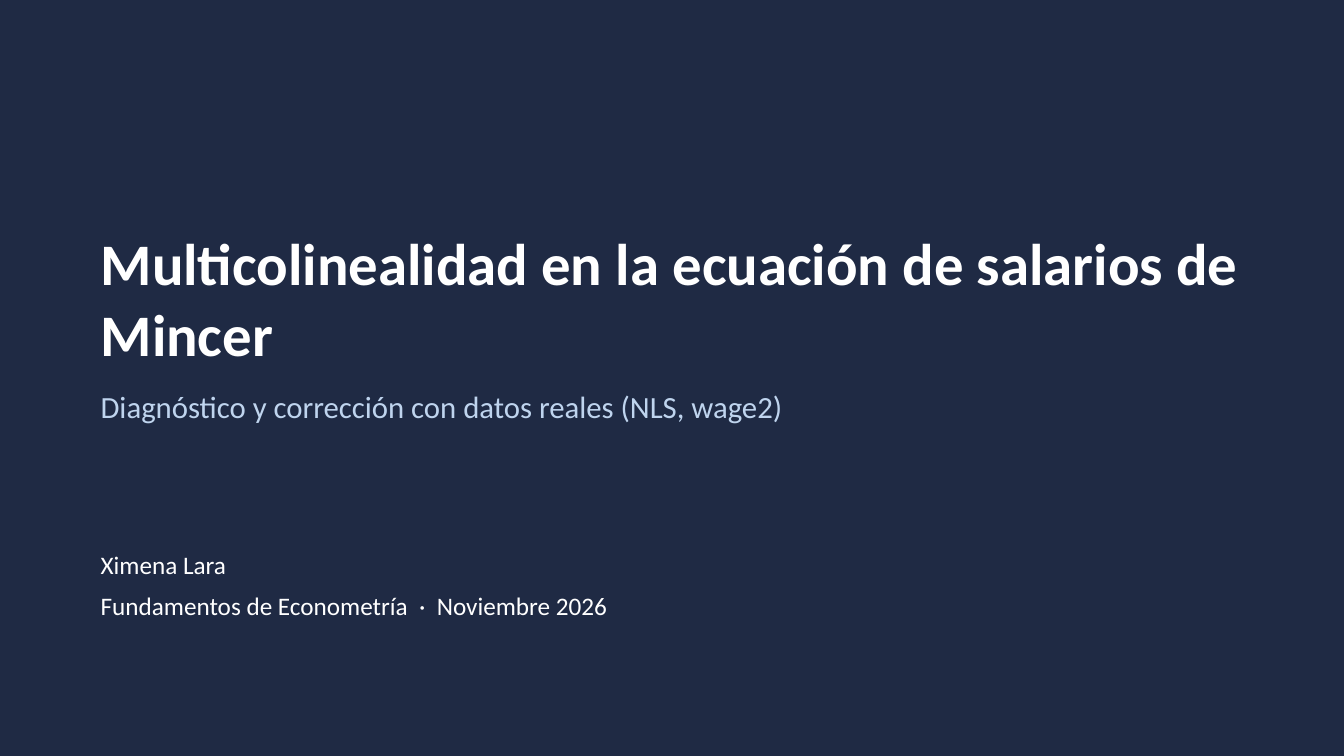
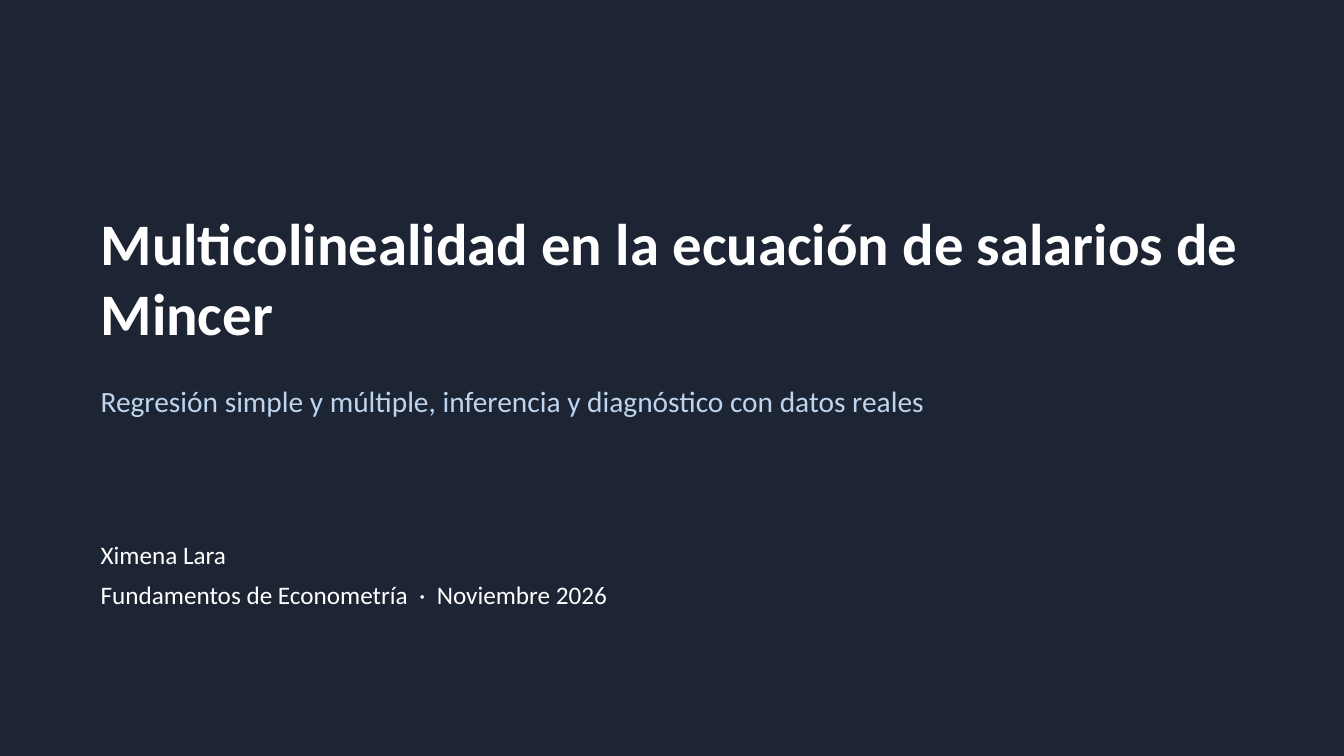
Before and after one commit to ximeelaraa/mincer-multicolinealidad, a slide deck: slide 1 of Presentacion_Multicolinealidad_Mincer.pptx. Drawn at 1344x756 pixels with LibreOffice and Linux fonts; fonts in the diff are those of the drawing. Boxes give left, top, right and bottom in pixels: in the first picture for what was removed or moved away, otherwise in the second. Text is boxed around its words. In the diff, an @@ line names an element or a change of style, - is before the commit and + after.

```diff
--- a/Presentacion_Multicolinealidad_Mincer.pptx
+++ b/Presentacion_Multicolinealidad_Mincer.pptx
@@ rectangle at (x1=0, y1=0, x2=1344, y2=756): fill #1F2A44 to #1D2433 @@
@@ text "Multicolinealidad en la ecuación de ..." at (x1=101, y1=223, x2=1237, y2=336): less space between paragraphs @@
@@ text "Multicolinealidad en la ecuación de ..." moved from (x1=101, y1=243, x2=1237, y2=357) to (x1=101, y1=223, x2=1237, y2=336) @@
@@ text at (x1=101, y1=391, x2=923, y2=417): text changed; size 22 to 21 pt @@
-Diagnóstico y corrección con datos reales (NLS, wage2)
+Regresión simple y múltiple, inferencia y diagnóstico con datos reales
@@ text "Ximena Lara" moved from (x1=101, y1=556, x2=607, y2=615) to (x1=101, y1=546, x2=607, y2=604) @@
@@ text "Ximena Lara" at (x1=101, y1=546, x2=607, y2=604): less space between paragraphs @@
```
Also in this commit, not shown: 1 other slide changed, 18 slides added, 10 slides removed, 22 other files.
